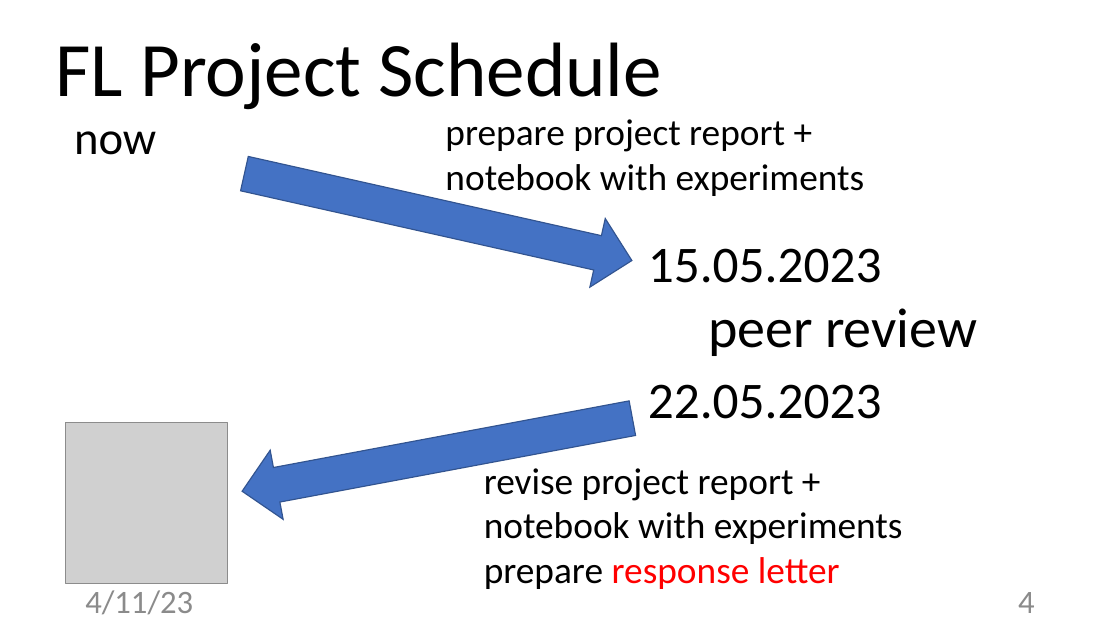
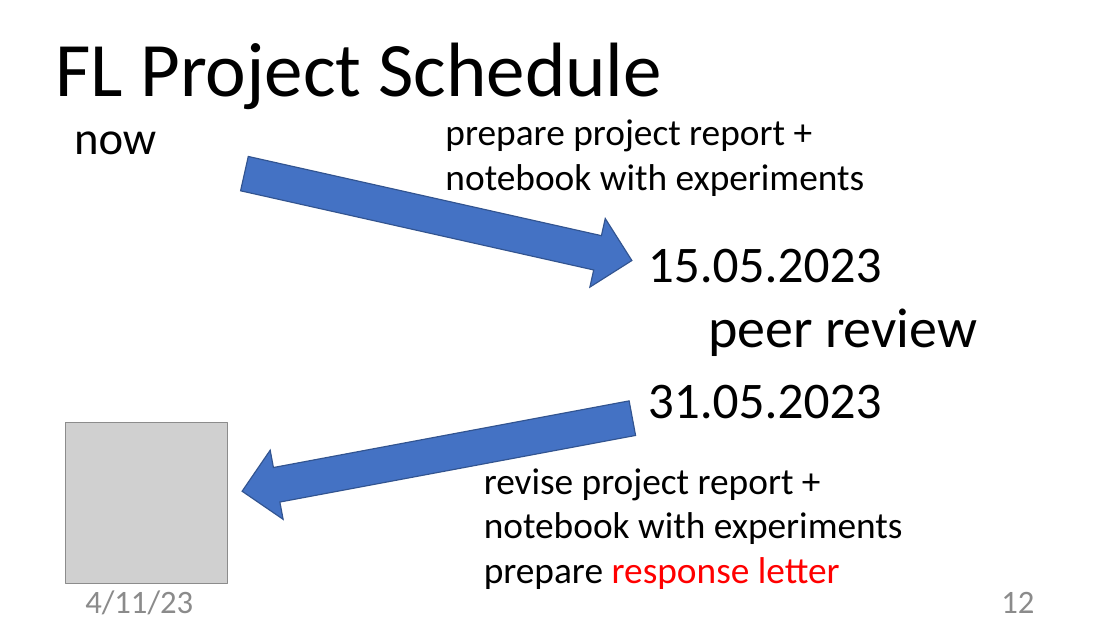
Before and after one commit to alexjungaalto/FederatedLearning, a slide deck: slide 12 of slides/CS-E4740_FLProject.pptx (slide 4 before the commit). Drawn at 1120x630 pixels with LibreOffice and Linux fonts; fonts in the diff are those of the drawing; grey boxes stand for pictures. Boxes give left, top, right and bottom in pixels: in the first picture for what was removed or moved away, otherwise in the second. Text is boxed around its words. In the diff, an @@ line names an element or a change of style, - is before the commit and + after.

```diff
--- a/slides/CS-E4740_FLProject.pptx
+++ b/slides/CS-E4740_FLProject.pptx
@@ text at (648,384,882,419): text changed @@
-22.05.2023
+31.05.2023
@@ page number at (1001,592,1034,613): text changed @@
-4
+12
```
Also in this commit, not shown: 3 other slides changed, 17 slides added, 3 other files.
